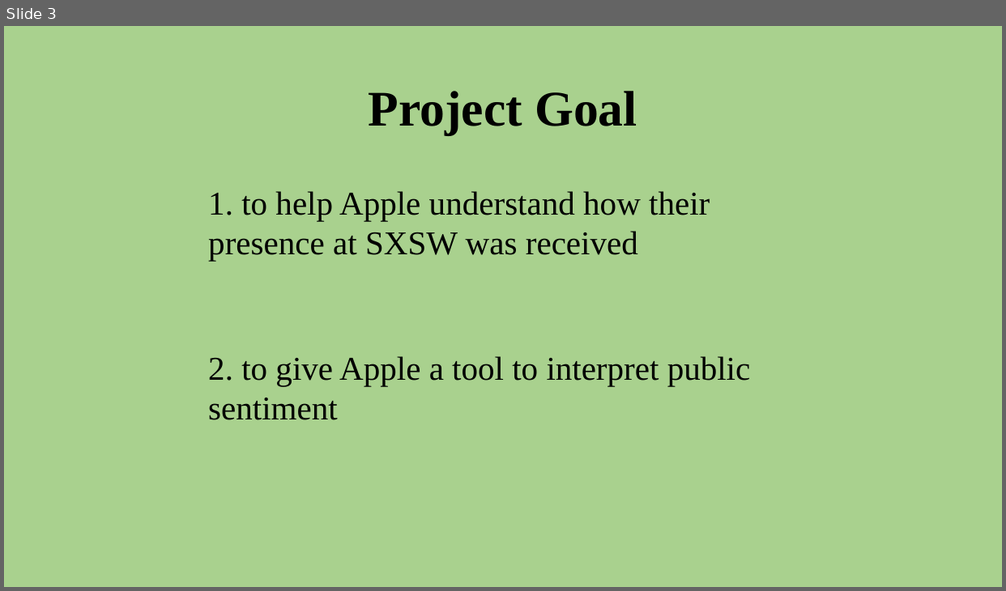
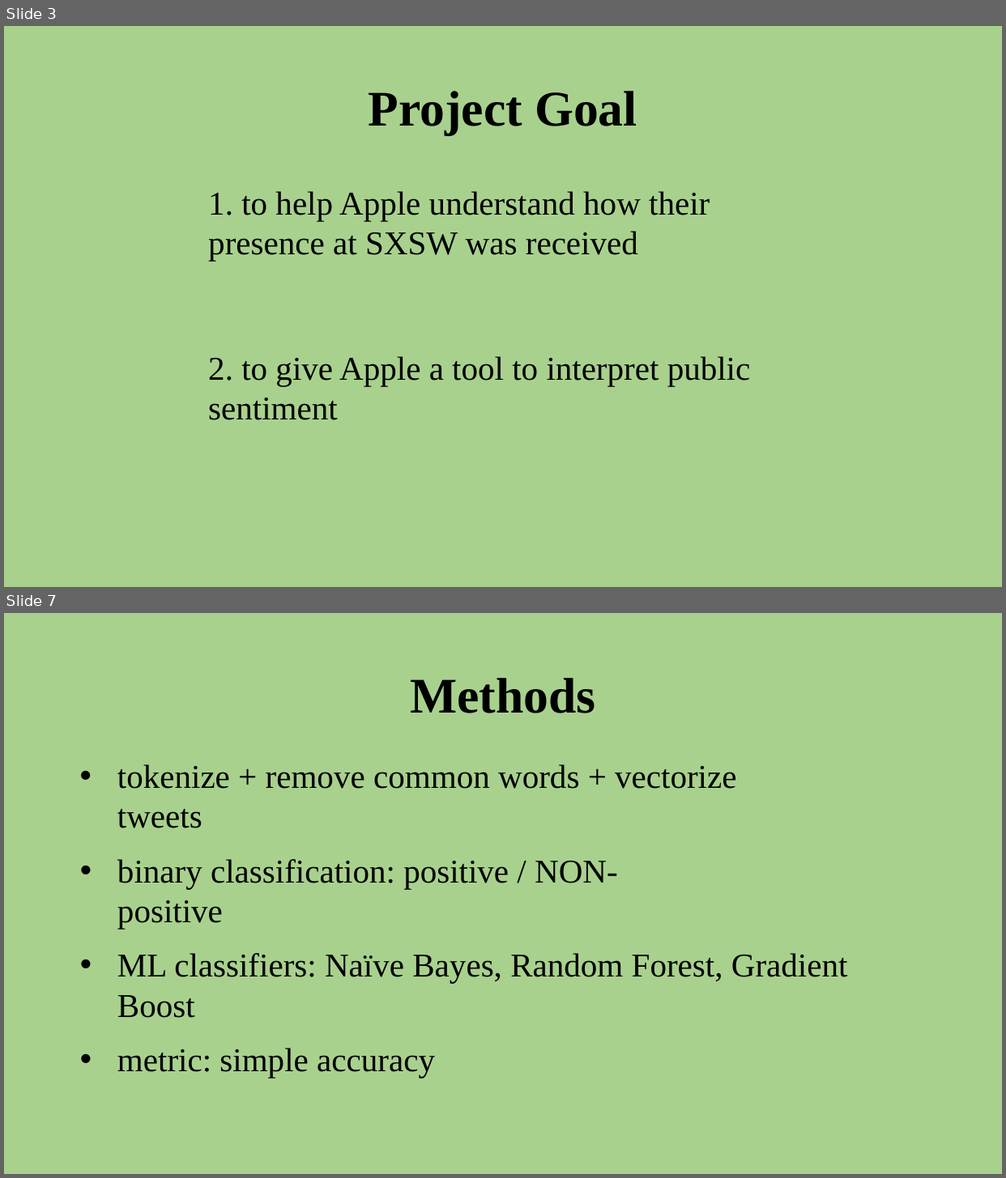
Before and after one commit to aarongalbraith/flatiron-phase4-project, a slide deck: presentation.pptx. Shown one above the other, each under a label of ours: slide 3 before the commit, slides 3 and 7 after it; the slides between them are not shown. The pictures are 1006x591 and 1006x1178 pixels, drawn with LibreOffice and Linux fonts; fonts in the diff are those of the drawing. Boxes give left, top, right and bottom in pixels: in the first picture for what was removed or moved away, otherwise in the second. Text is boxed around its words. In the diff, an @@ line names an element or a change of style, - is before the commit and + after.

```diff
--- a/presentation.pptx
+++ b/presentation.pptx
@@ slide 7 added at (4,613,1002,1174), background #A9D18E @@
@@ title added at (410,678,595,713), 48 pt, text #000000, bold @@
+Methods
@@ text added at (117,764,736,828), 32 pt, text #000000 @@
+• tokenize + remove common words + vectorize tweets
@@ text added at (117,859,618,929), 32 pt, text #000000 @@
+• binary classification: positive / NON-positive
@@ text added at (117,953,848,1018), 32 pt, text #000000 @@
+• ML classifiers: Naïve Bayes, Random Forest, Gradient Boost
@@ text added at (117,1048,435,1078), 32 pt, text #000000 @@
+• metric: simple accuracy
```
Also in this commit, not shown: 2 slides changed, 6 other slides added, 3 slides removed, 14 other files.
